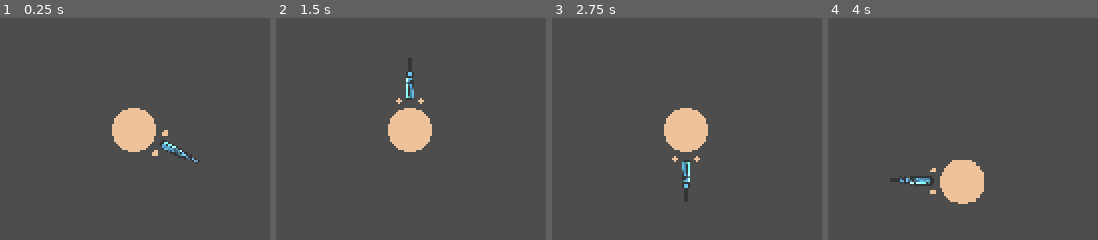
Above: before the commit, frames 1-4 (left to right).
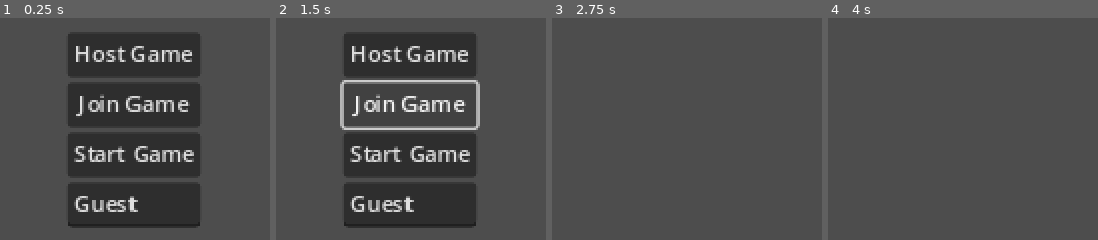
Above: after the commit, the same moments.

Repository: StormLight14/pew-pew-io
Game: Godot game, scene res://ui/main_menu.tscn
Same seed, same stepped clock (60 frames per second), same inputs: the game is played once before the commit and once after it. Before the commit the project starts from res://test_level.tscn.
Inputs (mouse positions are in pixels of both pictures, inside the frame that each line leads up to):
- Up to frame 1 (0.25 s): no input
- Up to frame 2 (1.5 s): click (411, 55) at 0.5 s, where only the run after the commit has a clickable "Host Game"; click (411, 104) at 1.25 s, where only the run after the commit has a clickable "Join Game"
- Up to frame 3 (2.75 s): click (687, 155) at 2 s, where only the run after the commit has a clickable "Start Game"
- Up to frame 4 (4 s): tap Enter at 2.75 s; move the mouse to (outside the picture) at 2.77 s; hold D (right) 2.78-3.53 s; tap Space at 3.5 s; move the mouse to (outside the picture) at 3.52 s; hold S (down) from 3.53 s (still down)

The runs differ from the first frame. In frame 1, 36% of the frame differs, in the area x 25-75%, y 7-95%; in frame 2, 32%; in frame 3, 3.1%; in frame 4, 3.2%.
Error after the commit: Attempt to call function 'compress' in base 'null instance' on a null instance. (res://ui/main_menu.gd:64)

Commit message:
stuff

Diff:
--- /dev/null
+++ b/GameManager.gd
@@ -0,0 +1,3 @@
+extends Node
+
+var players = {}
--- a/player/player.gd
+++ b/player/player.gd
@@ -4,11 +4,15 @@
 
 const MAX_SPEED = 400
 
+func _ready():
+	$MultiplayerSynchronizer.set_multiplayer_authority(str(name).to_int())
+
 func _physics_process(delta):
-	follow_mouse()
-	movement(delta)
+	if $MultiplayerSynchronizer.get_multiplayer_authority() == multiplayer.get_unique_id():
+		follow_mouse()
+		movement(delta)
 
-	move_and_slide()
+		move_and_slide()
 
 func movement(delta):
 	var input_direction = Input.get_vector("left", "right", "up", "down")
--- a/player/player.tscn
+++ b/player/player.tscn
@@ -1,8 +1,8 @@
-[gd_scene load_steps=7 format=3 uid="uid://bqn3h56ch5gtd"]
+[gd_scene load_steps=8 format=3 uid="uid://bqn3h56ch5gtd"]
 
 [ext_resource type="Script" path="res://player/player.gd" id="1_otipf"]
 [ext_resource type="Texture2D" uid="uid://by57ryjxgxgha" path="res://assets/player.png" id="2_3dgf8"]
-[ext_resource type="Texture2D" uid="uid://drwmd5cgfc7r" path="res://assets/hands.png" id="3_ysrg6"]
+[ext_resource type="Texture2D" uid="uid://bnelpnhdx1k3o" path="res://assets/hands-holding-gun.png" id="3_pnwp5"]
 [ext_resource type="Texture2D" uid="uid://cj4kwbsfk63jf" path="res://assets/gun.png" id="4_6mtv3"]
 
 [sub_resource type="CircleShape2D" id="CircleShape2D_6agnt"]
@@ -10,6 +10,14 @@
 
 [sub_resource type="CircleShape2D" id="CircleShape2D_5eb0b"]
 radius = 16.0312
+
+[sub_resource type="SceneReplicationConfig" id="SceneReplicationConfig_ww5nu"]
+properties/0/path = NodePath(".:position")
+properties/0/spawn = true
+properties/0/replication_mode = 1
+properties/1/path = NodePath("RotationPivot:rotation")
+properties/1/spawn = true
+properties/1/replication_mode = 1
 
 [node name="Player" type="CharacterBody2D"]
 collision_layer = 2
@@ -24,6 +32,7 @@
 shape = SubResource("CircleShape2D_6agnt")
 
 [node name="Camera2D" type="Camera2D" parent="."]
+enabled = false
 process_callback = 0
 position_smoothing_enabled = true
 position_smoothing_speed = 9.0
@@ -32,10 +41,10 @@
 
 [node name="Hands" type="Sprite2D" parent="RotationPivot"]
 position = Vector2(0, -21)
-texture = ExtResource("3_ysrg6")
+texture = ExtResource("3_pnwp5")
 
 [node name="GunSprite" type="Sprite2D" parent="RotationPivot"]
-position = Vector2(0, -36.695)
+position = Vector2(1, -31)
 texture = ExtResource("4_6mtv3")
 
 [node name="Hurtbox" type="Area2D" parent="."]
@@ -46,3 +55,6 @@
 visible = false
 shape = SubResource("CircleShape2D_5eb0b")
 debug_color = Color(0.979353, 0, 0.388737, 0.42)
+
+[node name="MultiplayerSynchronizer" type="MultiplayerSynchronizer" parent="."]
+replication_config = SubResource("SceneReplicationConfig_ww5nu")
--- a/project.godot
+++ b/project.godot
@@ -11,9 +11,13 @@
 [application]
 
 config/name="pew-pew-io"
-run/main_scene="res://test_level.tscn"
+run/main_scene="res://ui/main_menu.tscn"
 config/features=PackedStringArray("4.2", "GL Compatibility")
 config/icon="res://assets/icon.svg"
+
+[autoload]
+
+GameManager="*res://GameManager.gd"
 
 [display]
 
--- /dev/null
+++ b/scene_manager.gd
@@ -0,0 +1,14 @@
+extends Node2D
+
+@export var player_scene: PackedScene
+
+func _ready():
+	var index = 0
+	for i in GameManager.players:
+		var current_player = player_scene.instantiate()
+		current_player.name = str(GameManager.players[i].id)
+		add_child(current_player)
+		for spawn in get_tree().get_nodes_in_group("PlayerSpawnGroup"):
+			if spawn.name == str(index):
+				current_player.global_position = spawn.global_position
+		index += 1
--- a/test_level.tscn
+++ b/test_level.tscn
@@ -1,14 +1,14 @@
-[gd_scene load_steps=3 format=3 uid="uid://ckxykyo23ilmx"]
+[gd_scene load_steps=4 format=3 uid="uid://ckxykyo23ilmx"]
 
+[ext_resource type="Script" path="res://scene_manager.gd" id="1_idb0i"]
 [ext_resource type="PackedScene" uid="uid://bqn3h56ch5gtd" path="res://player/player.tscn" id="1_t6pqn"]
 
 [sub_resource type="RectangleShape2D" id="RectangleShape2D_auvwr"]
 size = Vector2(1201, 78)
 
 [node name="TestLevel" type="Node2D"]
-
-[node name="Player" parent="." instance=ExtResource("1_t6pqn")]
-position = Vector2(420, 122)
+script = ExtResource("1_idb0i")
+player_scene = ExtResource("1_t6pqn")
 
 [node name="WorldCollisions" type="StaticBody2D" parent="."]
 collision_mask = 2
@@ -30,3 +30,35 @@
 [node name="CollisionShape2D4" type="CollisionShape2D" parent="WorldCollisions"]
 position = Vector2(540, 1123)
 shape = SubResource("RectangleShape2D_auvwr")
+
+[node name="SpawnLocations" type="Node2D" parent="."]
+
+[node name="0" type="Marker2D" parent="SpawnLocations" groups=["PlayerSpawnGroup"]]
+position = Vector2(71, 107)
+
+[node name="1" type="Marker2D" parent="SpawnLocations" groups=["PlayerSpawnGroup"]]
+position = Vector2(980, 162)
+
+[node name="2" type="Marker2D" parent="SpawnLocations" groups=["PlayerSpawnGroup"]]
+position = Vector2(77, 372)
+
+[node name="3" type="Marker2D" parent="SpawnLocations" groups=["PlayerSpawnGroup"]]
+position = Vector2(995, 429)
+
+[node name="4" type="Marker2D" parent="SpawnLocations" groups=["PlayerSpawnGroup"]]
+position = Vector2(75, 584)
+
+[node name="5" type="Marker2D" parent="SpawnLocations" groups=["PlayerSpawnGroup"]]
+position = Vector2(988, 595)
+
+[node name="6" type="Marker2D" parent="SpawnLocations" groups=["PlayerSpawnGroup"]]
+position = Vector2(79, 791)
+
+[node name="7" type="Marker2D" parent="SpawnLocations" groups=["PlayerSpawnGroup"]]
+position = Vector2(999, 783)
+
+[node name="8" type="Marker2D" parent="SpawnLocations" groups=["PlayerSpawnGroup"]]
+position = Vector2(75, 1018)
+
+[node name="9" type="Marker2D" parent="SpawnLocations" groups=["PlayerSpawnGroup"]]
+position = Vector2(1011, 1001)
--- /dev/null
+++ b/ui/main_menu.gd
@@ -0,0 +1,69 @@
+extends Control
+
+@export var address = "127.0.0.1"
+@export var port = 9595
+var peer
+
+func _ready():
+	multiplayer.peer_connected.connect(player_connected)
+	multiplayer.peer_disconnected.connect(player_disconnected)
+	multiplayer.connected_to_server.connect(connected_to_server)
+	multiplayer.connection_failed.connect(connection_failed)
+
+@rpc("any_peer")
+func send_player_info(name, id):
+	if !GameManager.players.has(id):
+		GameManager.players[id] = {
+			"name": name,
+			"id": id,
+		}
+
+	if multiplayer.is_server():
+		for i in GameManager.players:
+			send_player_info.rpc(GameManager.players[i].name, i)
+
+@rpc("any_peer", "call_local")
+func start_game():
+	var scene = load("res://test_level.tscn").instantiate()
+	get_tree().root.add_child(scene)
+	self.hide()
+
+# called on server and clients
+func player_connected(id):
+	print("Player " + str(id) + " connected.")
+
+# called on server and clients
+func player_disconnected(id):
+	print("Player " + str(id) + " disconnected.")
+
+# called only from clients
+func connected_to_server():
+	print("Connected to server!")
+	send_player_info.rpc_id(1, $CenterContainer/VBoxContainer/LineEdit.text, multiplayer.get_unique_id())
+
+# called only from clients
+func connection_failed():
+	print("Connection failed.")
+
+func _on_host_button_button_down():
+	peer = ENetMultiplayerPeer.new()
+	var error = peer.create_server(port, 10)
+	if error != OK:
+		print("Could not host: Error " + str(error))
+		return
+
+	peer.get_host().compress(ENetConnection.COMPRESS_RANGE_CODER)
+
+	multiplayer.set_multiplayer_peer(peer)
+	print("Waiting for Players...")
+
+
+func _on_join_button_button_down():
+	peer = ENetMultiplayerPeer.new()
+	peer.create_client(address, port)
+	peer.get_host().compress(ENetConnection.COMPRESS_RANGE_CODER)
+	multiplayer.set_multiplayer_peer(peer)
+
+
+func _on_start_button_button_down():
+	start_game.rpc()
--- a/ui/main_menu.tscn
+++ b/ui/main_menu.tscn
@@ -1,4 +1,6 @@
-[gd_scene format=3 uid="uid://k1kemrf0on2r"]
+[gd_scene load_steps=2 format=3 uid="uid://k1kemrf0on2r"]
+
+[ext_resource type="Script" path="res://ui/main_menu.gd" id="1_r38uq"]
 
 [node name="MainMenu" type="Control"]
 layout_mode = 3
@@ -7,3 +9,35 @@
 anchor_bottom = 1.0
 grow_horizontal = 2
 grow_vertical = 2
+script = ExtResource("1_r38uq")
+
+[node name="CenterContainer" type="CenterContainer" parent="."]
+layout_mode = 1
+anchors_preset = 15
+anchor_right = 1.0
+anchor_bottom = 1.0
+grow_horizontal = 2
+grow_vertical = 2
+
+[node name="VBoxContainer" type="VBoxContainer" parent="CenterContainer"]
+layout_mode = 2
+
+[node name="HostButton" type="Button" parent="CenterContainer/VBoxContainer"]
+layout_mode = 2
+text = "Host Game"
+
+[node name="JoinButton" type="Button" parent="CenterContainer/VBoxContainer"]
+layout_mode = 2
+text = "Join Game"
+
+[node name="StartButton" type="Button" parent="CenterContainer/VBoxContainer"]
+layout_mode = 2
+text = "Start Game"
+
+[node name="LineEdit" type="LineEdit" parent="CenterContainer/VBoxContainer"]
+layout_mode = 2
+text = "Guest"
+
+[connection signal="button_down" from="CenterContainer/VBoxContainer/HostButton" to="." method="_on_host_button_button_down"]
+[connection signal="button_down" from="CenterContainer/VBoxContainer/JoinButton" to="." method="_on_join_button_button_down"]
+[connection signal="button_down" from="CenterContainer/VBoxContainer/StartButton" to="." method="_on_start_button_button_down"]
Binary file added: assets/hands-holding-gun.png
Not shown, added: assets/hands-holding-gun.png.import
